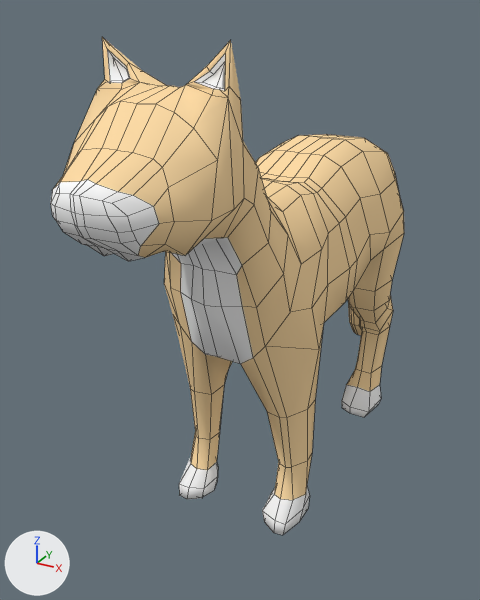
One commit to the Blender file cat.blend: the scene before it, then after it.
One viewpoint serves both versions: a 50 mm lens placed at (2.76, -4.16, 5.32), pointed at (-0.47, 1.72, 2.38). Lighting does not change. The marker at lower left points along +X, +Y and +Z. Mesh edges are drawn as thin lines.

The older version as bpy lines, for what is in view:
```python
mat_material = diffuse_material('Material')
mat_material.base_color = (1.0, 0.725, 0.389)  # beige #ffdda7
me_plane = bpy.data.meshes.new('Plane')
me_plane.from_pydata(...)  # 463 vertices, 434 faces; spans x -0.01..0.85, y -1.22..5.55, z -3.06..1.69
me_plane.polygons.foreach_set('use_smooth', [True] * 434)
# faces by material slot: [281, 153]
me_plane.materials.append(mat_material)  # its picture is missing
me_plane.materials.append(mat_material_001)  # white #ffffff
ob_plane = bpy.data.objects.new('Plane', me_plane)
ob_plane.location = (0.0, 0.0, 3.45)
_m = ob_plane.modifiers.new('Mirror', 'MIRROR')
_m.use_clip = True
```
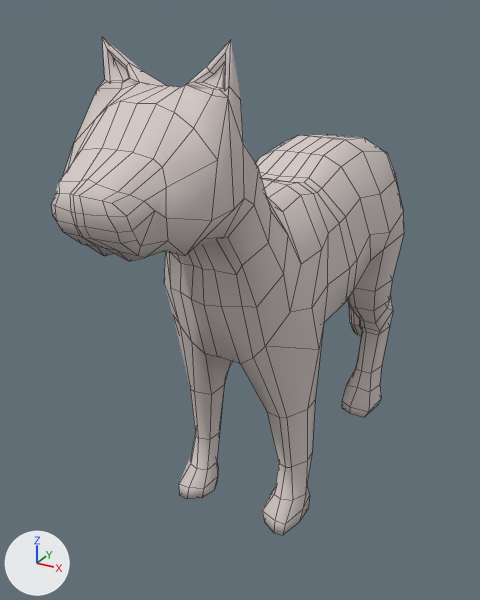
The newer file is also turned or shifted as a whole; pictures and numbers use the older file's frame.

Location of each change, (x1, y1, x2, y2) in pixels of the pictures (480 x 600 px):
```json
{"object": "Plane", "change": "recoloured, reshaped, modifiers changed", "before": [51, 37, 404, 535], "after": [51, 37, 404, 535], "on screen": "beige to grey"}
{"part": 1, "of": "me_plane", "change": "built on", "before": [53, 121, 218, 258], "after": [51, 37, 362, 499]}
{"part": 2, "of": "me_plane", "change": "recoloured", "before": [73, 54, 381, 535], "after": [73, 54, 381, 535]}
```

The change, as JSON lines over the scene's bpy script:
```json
{"op": "set", "path": "mat_material.base_color", "old": "(1.0, 0.725, 0.389)", "new": "(0.673, 0.602, 0.582)", "note": "beige #ffdda8 -> light grey #d6ccc9"}
{"block": "me_plane", "where": "# used by ob_plane; location = (0.0, 0.0, 3.45)"}
{"op": "remove", "block": "me_plane", "code": "me_plane.from_pydata(...)  # 463 vertices, 434 faces; spans x -0.01..0.85, y -1.22..5.55, z -3.06..1.69"}
{"op": "add", "block": "me_plane", "code": "me_plane.from_pydata(...)  # 864 vertices, 868 faces; spans x -0.85..0.85, y -1.22..5.55, z -3.06..1.69"}
{"block": "me_plane", "change": "me_plane part 1: 6 vertices moved from x 0.3..0.49, y -1.02..-0.83, z 0.5..0.86 to x 0.27..0.44, y -1.02..-0.83, z 0.52..0.86; 401 vertices added at x -0.85..0.01, y -1.21..5.55, z -3.06..1.69"}
{"block": "me_plane", "change": "me_plane part 2: 153 faces spanning x 0.0..0.77, y -1.22..5.55, z -3.06..1.61 switch from mat_material_001 (white #ffffff) to mat_material (its picture is missing)"}
{"op": "remove", "block": "ob_plane", "code": "_m = ob_plane.modifiers.new('Mirror', 'MIRROR')"}
{"op": "remove", "block": "ob_plane", "code": "_m.use_clip = True"}
```
